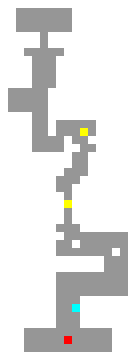
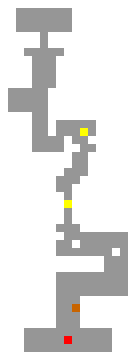
Layered file, before and after one edit (136x360). Changes by layer:
painted on "Level" over 72, 304, 80, 312
